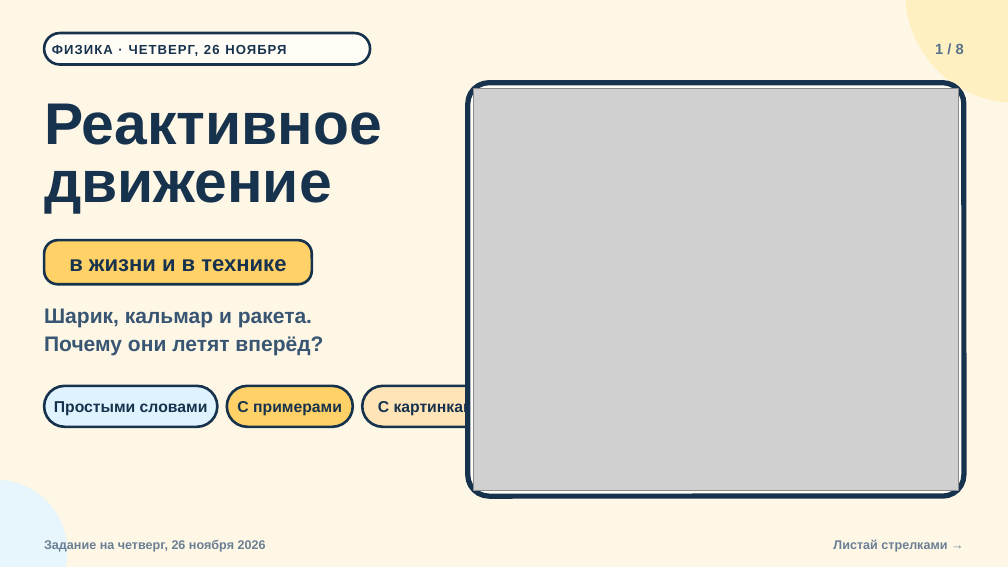
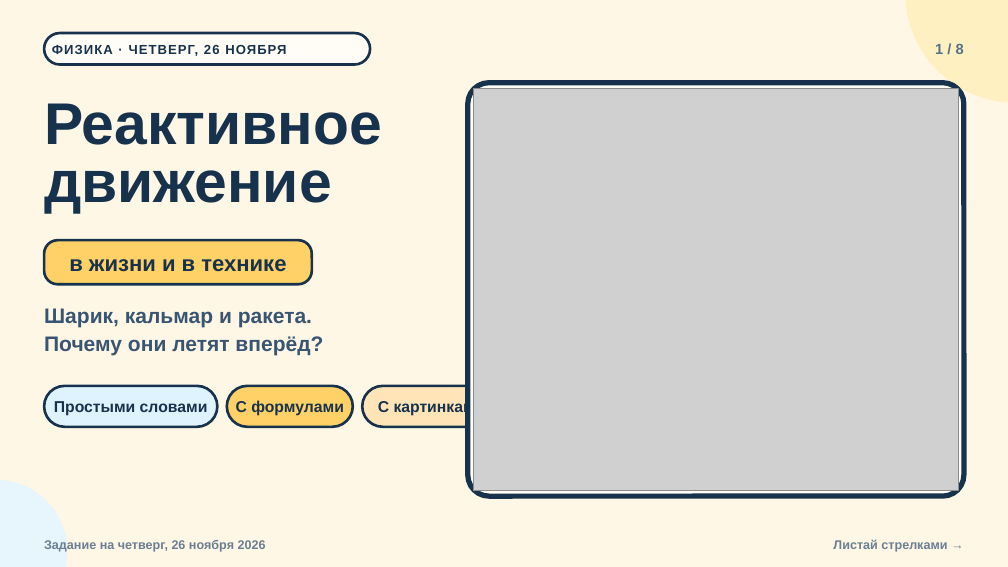
Before and after one commit to NexoMessenger/NexoMessenger, a slide deck: slide 1 of presentations/reaktivnoe-dvizhenie/reaktivnoe-dvizhenie.pptx. Drawn at 1008x567 pixels with LibreOffice and Linux fonts; fonts in the diff are those of the drawing; grey boxes stand for pictures. Boxes give left, top, right and bottom in pixels: in the first picture for what was removed or moved away, otherwise in the second. Text is boxed around its words. In the diff, an @@ line names an element or a change of style, - is before the commit and + after.

```diff
--- a/presentations/reaktivnoe-dvizhenie/reaktivnoe-dvizhenie.pptx
+++ b/presentations/reaktivnoe-dvizhenie/reaktivnoe-dvizhenie.pptx
@@ text at bbox=[236, 400, 344, 416]: text changed @@
-С примерами
+С формулами
```
Also in this commit, not shown: 7 slides added, 7 slides removed, 5 other files.
